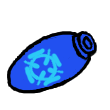
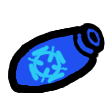
Comparing the layer stacks of the two 110px x 110px images. Changes:
painted on "background" over (7, 23, 105, 94)
painted on "background #1" over (8, 26, 103, 93)
painted on "background #2" over (7, 23, 105, 94)
